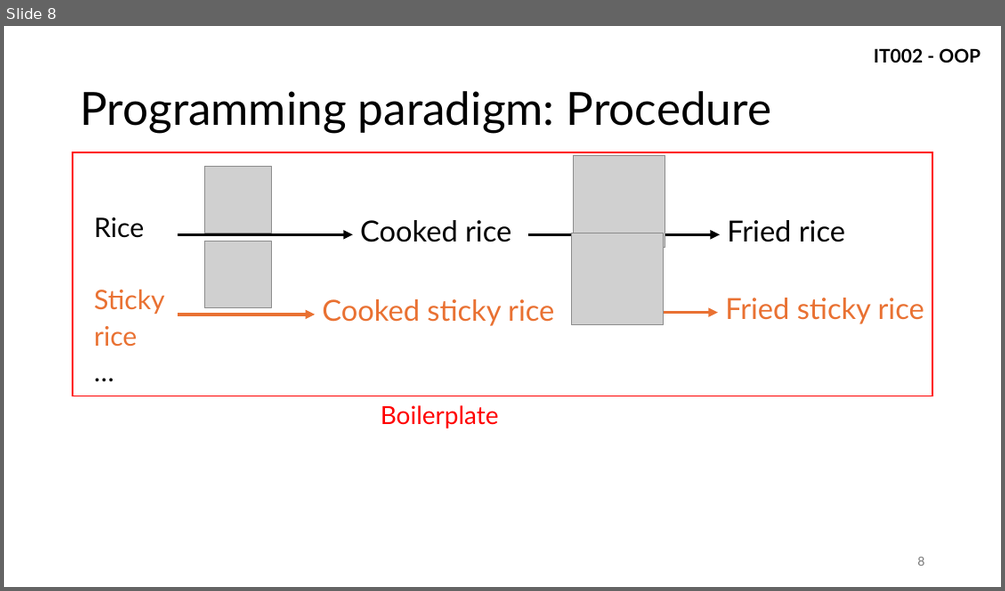
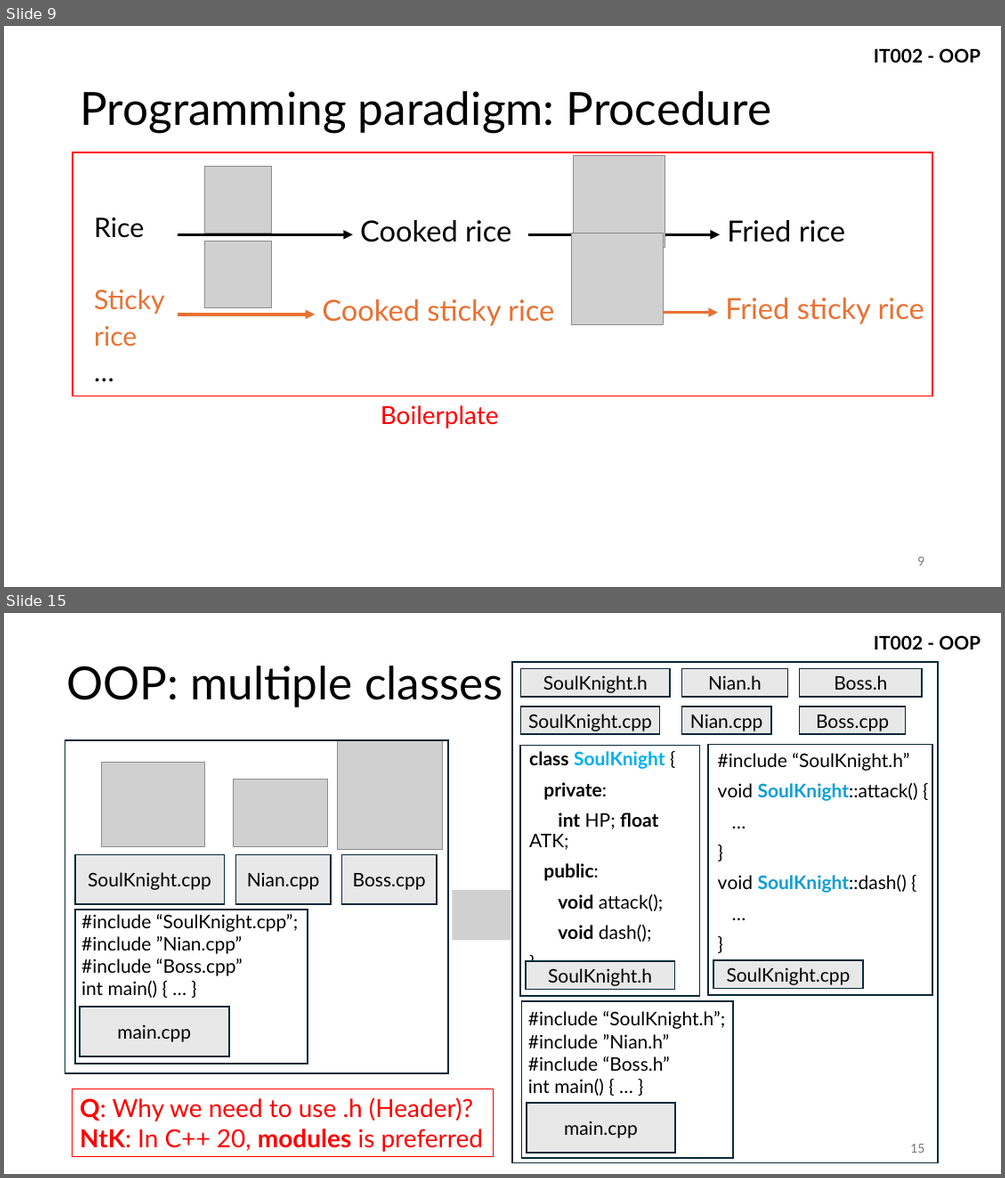
Before and after one commit to vutuanhai237/CourseMaterialsUIT, a slide deck: IT002-OOP/Slide lý thuyết/1. IntroOOP.pptx. Shown one above the other, each under a label of ours: slide 8 before the commit, slides 9 and 15 after it; the slides between them are not shown. The pictures are 1005x591 and 1005x1178 pixels, drawn with LibreOffice and Linux fonts; fonts in the diff are those of the drawing; grey boxes stand for pictures. Boxes give left, top, right and bottom in pixels: in the first picture for what was removed or moved away, otherwise in the second. Text is boxed around its words. In the diff, an @@ line names an element or a change of style, - is before the commit and + after.

```diff
--- a/IT002-OOP/Slide lý thuyết/1. IntroOOP.pptx
+++ b/IT002-OOP/Slide lý thuyết/1. IntroOOP.pptx
@@ slide 15 added at (4,613,1001,1174), background #FFFFFF; not listed: 1 template element that a slide beside it also shows @@
@@ title added at (67,666,503,707), 44 pt, text #000000 @@
+OOP: multiple classes
@@ rectangle added at (512,662,938,1163), outline #092A39 1.5 pt @@
@@ rectangle added at (521,668,671,696), fill #E8E8E8, outline #092A39 1.5 pt, 18 pt, text #000000 @@
+SoulKnight.h
@@ rectangle added at (681,668,788,696), fill #E8E8E8, outline #092A39 1.5 pt, 18 pt, text #000000 @@
+Nian.h
@@ rectangle added at (800,668,922,696), fill #E8E8E8, outline #092A39 1.5 pt, 18 pt, text #000000 @@
+Boss.h
@@ rectangle added at (521,706,660,734), fill #E8E8E8, outline #092A39 1.5 pt, 18 pt, text #000000 @@
+SoulKnight.cpp
@@ rectangle added at (681,706,771,734), fill #E8E8E8, outline #092A39 1.5 pt, 18 pt, text #000000 @@
+Nian.cpp
@@ rectangle added at (800,706,906,734), fill #E8E8E8, outline #092A39 1.5 pt, 18 pt, text #000000 @@
+Boss.cpp
@@ rectangle added at (65,740,448,1074), outline #092A39 1.5 pt @@
@@ picture added at (338,741,443,850) @@
@@ rectangle added at (520,746,699,997), outline #092A39 1.5 pt @@
@@ rectangle added at (708,744,933,995), outline #092A39 1.5 pt @@
@@ picture added at (102,763,205,847) @@
@@ text added at (529,751,665,941), 18 pt, text #000000, bold @@
+class SoulKnight {
+private:
+int HP; float ATK;
+public:
+void attack();
+void dash();
+}
@@ text added at (718,753,918,892), 18 pt, text #000000 @@
+#include “SoulKnight.h”
+void SoulKnight::attack() {
+…
+}
+void SoulKnight::dash() {
+…
+}
@@ picture added at (234,779,328,846) @@
@@ rectangle added at (75,854,225,905), fill #E8E8E8, outline #092A39 1.5 pt, 18 pt, text #000000 @@
+SoulKnight.cpp
@@ rectangle added at (235,854,330,905), fill #E8E8E8, outline #092A39 1.5 pt, 18 pt, text #000000 @@
+Nian.cpp
@@ rectangle added at (342,854,437,905), fill #E8E8E8, outline #092A39 1.5 pt, 18 pt, text #000000 @@
+Boss.cpp
@@ picture added at (452,890,511,940) @@
@@ rectangle added at (75,909,307,1064), outline #092A39 1.5 pt @@
@@ text added at (81,914,298,997), 18 pt, text #000000 @@
+#include “SoulKnight.cpp”;
+#include ”Nian.cpp”
+#include “Boss.cpp”
+int main() { … }
@@ rectangle added at (526,962,675,989), fill #E8E8E8, outline #092A39 1.5 pt, 18 pt, text #000000 @@
+SoulKnight.h
@@ rectangle added at (713,961,863,989), fill #E8E8E8, outline #092A39 1.5 pt, 18 pt, text #000000 @@
+SoulKnight.cpp
@@ rectangle added at (80,1006,229,1056), fill #E8E8E8, outline #092A39 1.5 pt, 18 pt, text #000000 @@
+main.cpp
@@ rectangle added at (521,1001,733,1158), outline #092A39 1.5 pt @@
@@ text added at (528,1011,726,1095), 18 pt, text #000000 @@
+#include “SoulKnight.h”;
+#include ”Nian.h”
+#include “Boss.h”
+int main() { … }
@@ rectangle added at (73,1088,493,1157), outline #FF0000 0.75 pt, 24 pt, text #FF0000 @@
+Q: Why we need to use .h (Header)?
+NtK: In C++ 20, modules is preferred
@@ rectangle added at (526,1103,676,1153), fill #E8E8E8, outline #092A39 1.5 pt, 18 pt, text #000000 @@
+main.cpp
@@ page number added at (910,1143,924,1152), 12 pt, text #797979 @@
+15
@@ what was slide 8 is now slide 9 @@
@@ page number at (917,556,924,565): text changed @@
-8
+9
```
Also in this commit, not shown: 3 slides changed, 10 other slides added, 3 other files.
